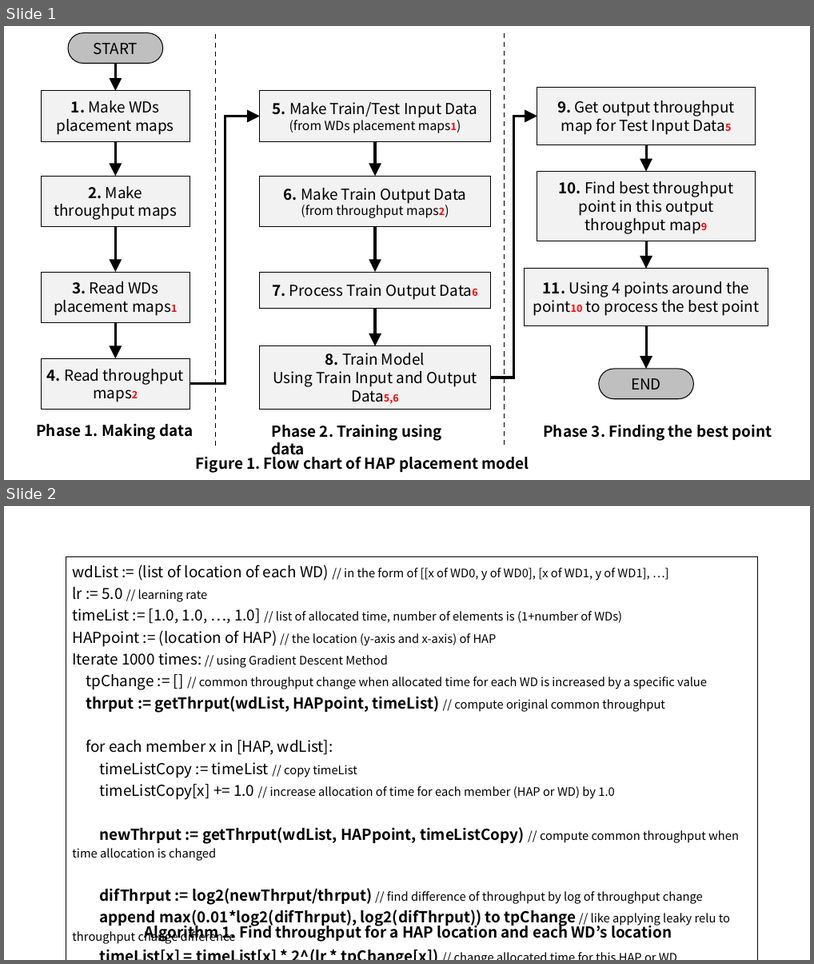
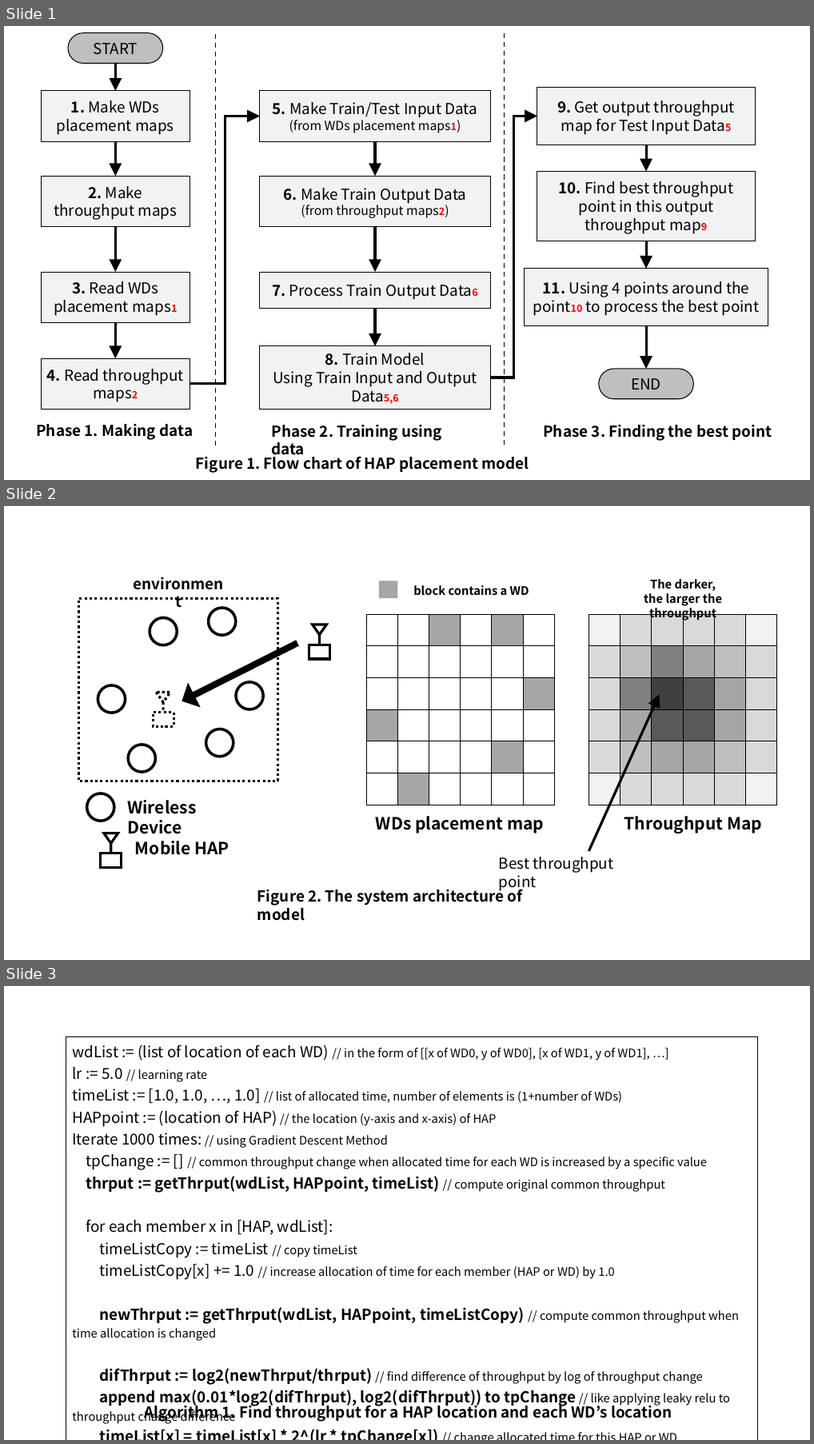
Before and after one commit to WannaBeSuperteur/2020, a slide deck: WPCN/for_final_paper.pptx. Shown one above the other, each under a label of ours: slides 1 and 2 before the commit, slides 1, 2 and 3 after it. The pictures are 814x964 and 814x1444 pixels, drawn with LibreOffice and Linux fonts; fonts in the diff are those of the drawing. Boxes give left, top, right and bottom in pixels: in the first picture for what was removed or moved away, otherwise in the second. Text is boxed around its words. In the diff, an @@ line names an element or a change of style, - is before the commit and + after.

```diff
--- a/WPCN/for_final_paper.pptx
+++ b/WPCN/for_final_paper.pptx
@@ slide 2 added at [4,506,810,960], background #FFFFFF @@
@@ text added at [126,572,231,596], 18 pt, text #000000, bold @@
+environment
@@ rectangle added at [79,599,278,781], outline #000000 3 pt dashed @@
@@ rectangle added at [379,581,398,599], fill #A6A6A6 @@
@@ text added at [414,585,530,596], 14 pt, text #000000, bold @@
+block contains a WD
@@ text added at [644,579,722,620], 14 pt, text #000000, bold @@
+The darker,
+the larger the throughput
@@ donut added at [148,616,178,646], fill #000000 @@
@@ donut added at [207,607,238,636], fill #000000 @@
@@ triangle added at [313,624,326,635], outline #000000 3 pt @@
@@ table added at [366,614,555,805], 6 rows, 6 columns @@
+ |  |  |  |  | 
+ |  |  |  |  | 
+ |  |  |  |  | 
+ |  |  |  |  | 
+ |  |  |  |  | 
+ |  |  |  |  | 
@@ table added at [590,614,778,805], 6 rows, 6 columns @@
+ |  |  |  |  | 
+ |  |  |  |  | 
+ |  |  |  |  | 
+ |  |  |  |  | 
+ |  |  |  |  | 
+ |  |  |  |  | 
@@ left arrow added at [176,630,304,713], fill #000000 @@
@@ rectangle added at [310,644,330,659], outline #000000 3 pt @@
@@ line added from (320, 635) to (320, 644), #000000 3 pt @@
@@ donut added at [97,684,127,714], fill #000000 @@
@@ triangle added at [157,692,170,703], outline #000000 3 pt dashed @@
@@ donut added at [234,680,265,711], fill #000000 @@
@@ arrow added from (590, 851) to (660, 694), #000000 3 pt @@
@@ rectangle added at [153,712,174,726], outline #000000 3 pt dashed @@
@@ line added from (163, 702) to (163, 712), #000000 3 pt dashed @@
@@ donut added at [127,743,157,773], fill #000000 @@
@@ donut added at [205,728,235,758], fill #000000 @@
@@ donut added at [86,792,116,822], fill #000000 @@
@@ text added at [127,800,196,834], 20 pt, text #000000, bold @@
+Wireless Device
@@ text added at [376,816,544,833], 20 pt, text #000000, bold @@
+WDs placement map
@@ text added at [625,816,763,833], 20 pt, text #000000, bold @@
+Throughput Map
@@ triangle added at [104,833,118,844], outline #000000 3 pt @@
@@ text added at [135,840,230,855], 20 pt, text #000000, bold @@
+Mobile HAP
@@ rectangle added at [101,853,122,867], outline #000000 3 pt @@
@@ line added from (111, 843) to (111, 853), #000000 3 pt @@
@@ text added at [499,856,614,891], 18 pt, text #000000 @@
+Best throughput point
@@ text added at [258,886,523,920], 18 pt, text #000000, bold @@
+Figure 2. The system architecture of model
@@ what was slide 2 is now slide 3 @@
```
Also in this commit, not shown: 3 slides changed, 1 other slide added, 2 other files.
